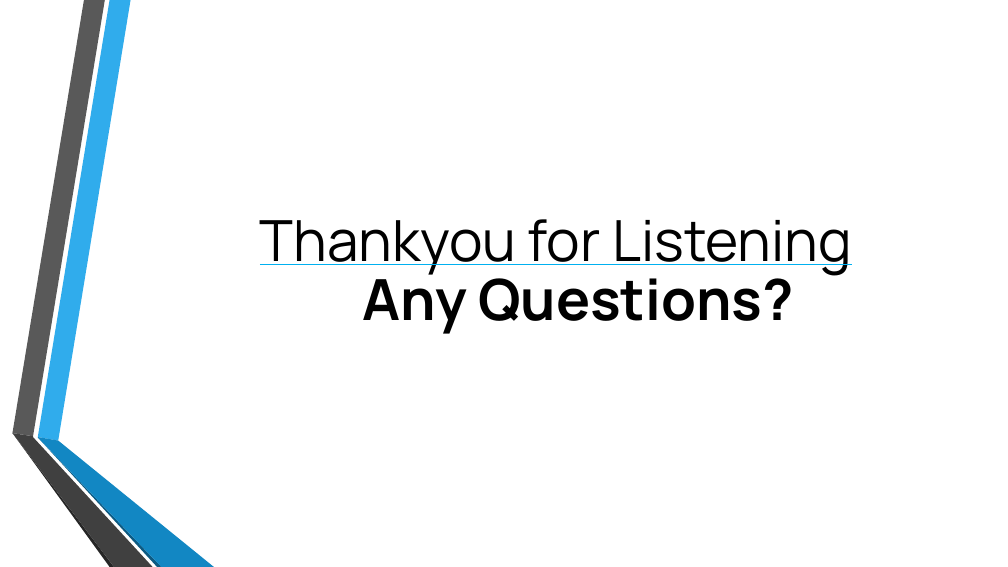
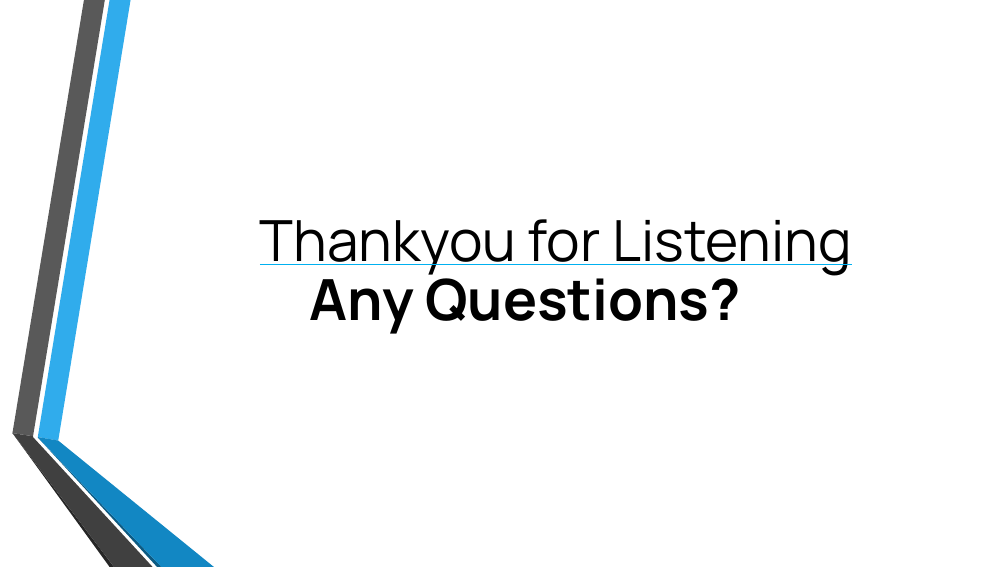
Before and after one commit to TomPlum/major-project, a slide deck: slide 18 of Assessed Work/CPU6001 - Project Viva Presentation.pptx. Drawn at 1008x567 pixels with LibreOffice and Linux fonts; fonts in the diff are those of the drawing; background and template pictures are left out. Boxes give left, top, right and bottom in pixels: in the first picture for what was removed or moved away, otherwise in the second. Text is boxed around its words. In the diff, an @@ line names an element or a change of style, - is before the commit and + after.

```diff
--- a/Assessed Work/CPU6001 - Project Viva Presentation.pptx
+++ b/Assessed Work/CPU6001 - Project Viva Presentation.pptx
@@ text "Any Questions?": place and size @@
-text "Any Questions?" at bbox=[363, 267, 794, 334]
+text "Any Questions?" at bbox=[310, 267, 741, 334]
```
Also in this commit, not shown: 5 other files.
